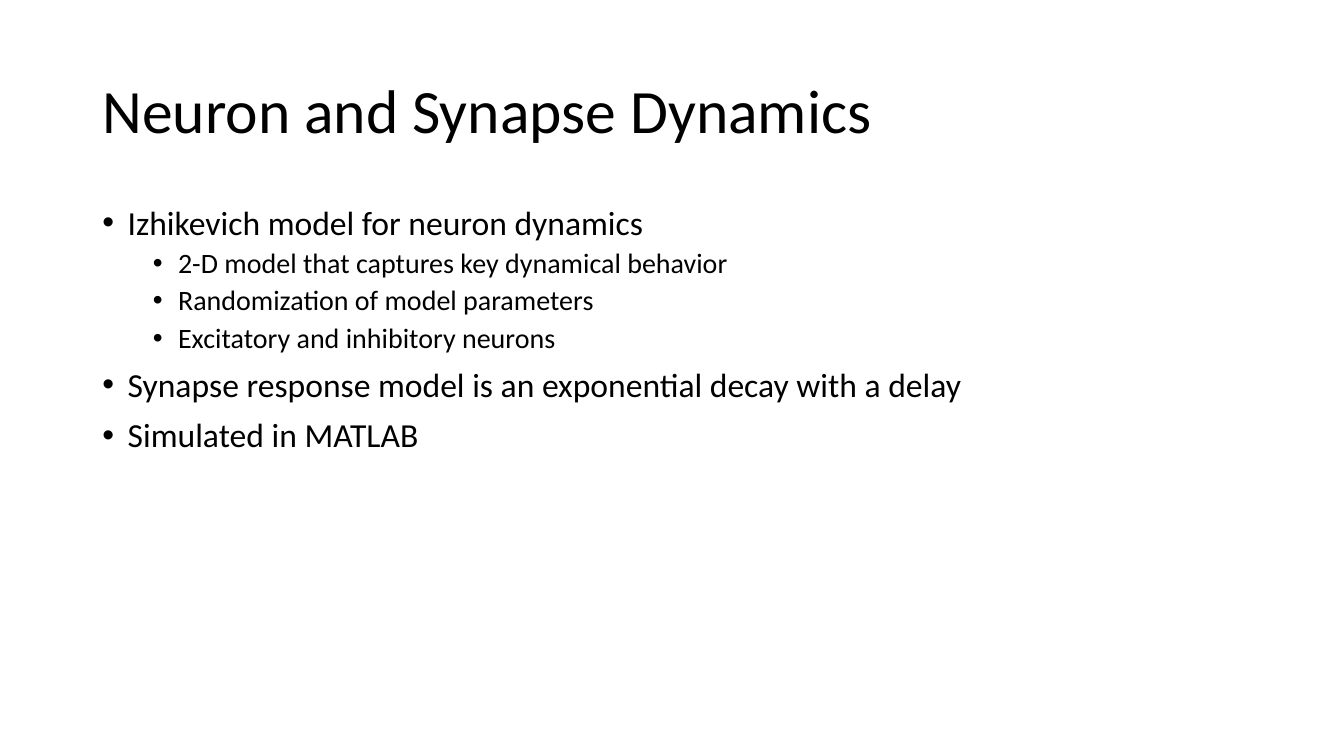
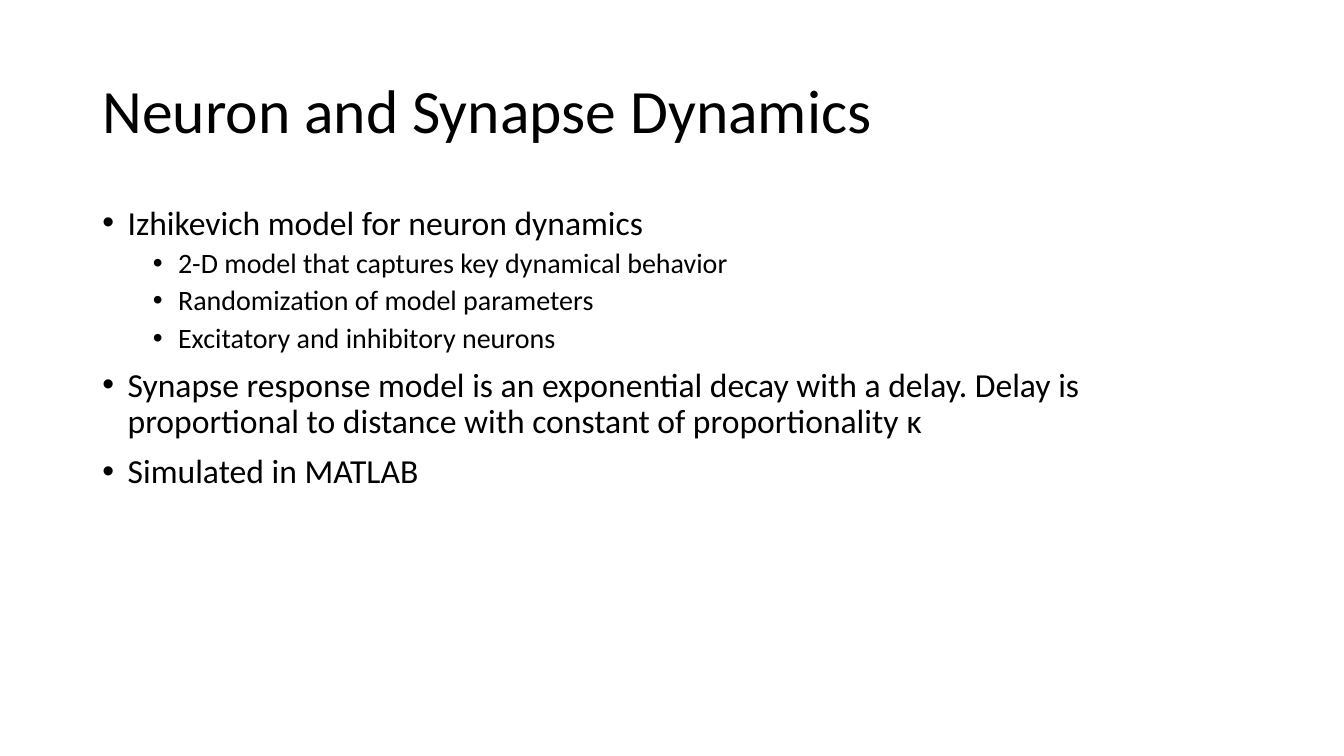
Before and after one commit to vbaker145/neuron, a slide deck: slide 5 of sync_paper/Traveling Waves in Neural Minicolumns.pptx (slide 4 before the commit). Drawn at 1344x756 pixels with LibreOffice and Linux fonts; fonts in the diff are those of the drawing; background and template pictures are left out. Boxes give left, top, right and bottom in pixels: in the first picture for what was removed or moved away, otherwise in the second. Text is boxed around its words. In the diff, an @@ line names an element or a change of style, - is before the commit and + after.

```diff
--- a/sync_paper/Traveling Waves in Neural Minicolumns.pptx
+++ b/sync_paper/Traveling Waves in Neural Minicolumns.pptx
@@ text at (x1=128, y1=373, x2=1079, y2=439): text changed @@
-• Synapse response model is an exponential decay with a delay
+• Synapse response model is an exponential decay with a delay. Delay is proportional to distance with constant of proportionality κ
```
Also in this commit, not shown: 5 other slides changed, 2 slides added, 1 slide removed, 2 other files.
